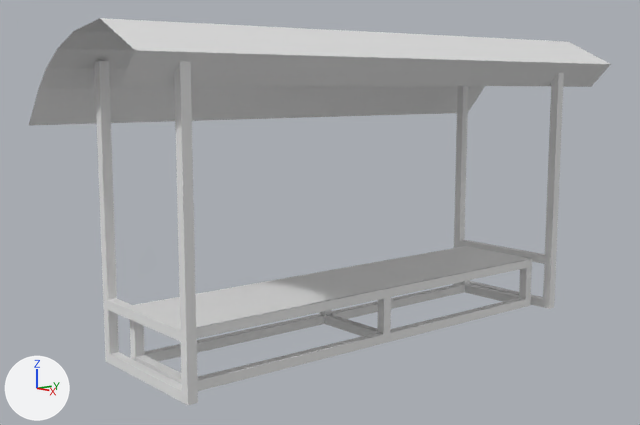
An edit to the Blender file modelos-vico/Banca.blend, drawn before and after from the same camera.
Both versions are drawn from a 50 mm camera at (13.58, -13.0, 5.57) aimed at (-1.87, -0.26, 2.55). Arrows for +X, +Y and +Z are at lower left; the lights stay in place. The older version comes first.
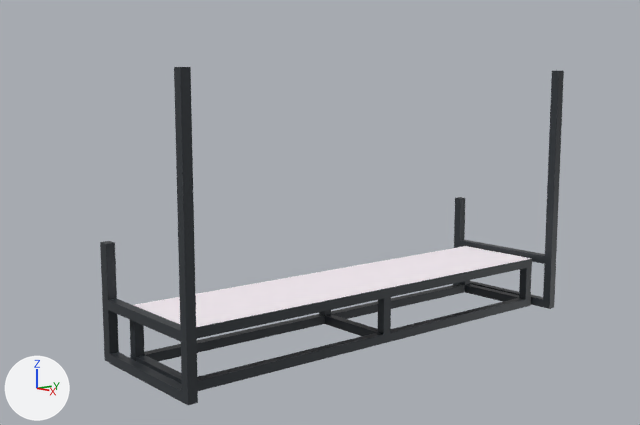
ob_béziercurve_001 is not drawn itself; it is used by a modifier of ob_plane_001.

What the commit changed:
Material 'Material' (mat_material) is new.
Its base color is (0.0369, 0.0437, 0.0513) (dark grey #363b40).
Its metallic is 0.25.
Its roughness is 0.45.
Material 'Material.002' (mat_material_002) is new.
Its base color is (1.0, 0.921, 0.98) (white #fff6fd).
Its roughness is 0.7.
me_cube_003 has 8 vertices, 6 faces and spans x -1.0..1.0, y -1.0..1.0, z -1.0..1.0.
me_cube_003 gains material mat_material (dark grey #363b40).
me_cube_004 has 8 vertices, 6 faces and spans x -1.0..1.0, y -1.0..1.0, z -1.0..1.0.
me_cube_004 gains material mat_material (dark grey #363b40).
me_cube_006 has 8 vertices, 6 faces and spans x -1.0..1.0, y -1.0..1.0, z -1.0..1.0.
me_cube_006 gains material mat_material (dark grey #363b40).
me_cube_008 has 8 vertices, 6 faces and spans x -1.0..1.0, y -1.0..1.0, z -1.0..1.0.
me_cube_008 gains material mat_material (dark grey #363b40).
me_cube_010 has 8 vertices, 6 faces and spans x -1.0..1.0, y -1.0..1.0, z -1.0..1.0.
me_cube_010 gains material mat_material (dark grey #363b40).
me_cube_011 has 8 vertices, 6 faces and spans x -1.0..1.0, y -1.0..1.0, z -1.0..1.0.
me_cube_011 gains material mat_material (dark grey #363b40).
me_cube_012 has 8 vertices, 6 faces and spans x -1.0..1.0, y -1.0..1.0, z -1.0..1.0.
me_cube_012 gains material mat_material (dark grey #363b40).
me_cube_013 has 8 vertices, 6 faces and spans x -1.0..1.0, y -1.0..1.0, z -1.0..1.0.
me_cube_013 gains material mat_material (dark grey #363b40).
me_plane has 4 vertices, 1 face and spans x -1.0..1.0, y -1.0..1.0, z 0.0.
me_plane gains material mat_material_002 (white #fff6fd).
me_cube_014 has 8 vertices, 6 faces and spans x -1.0..1.0, y -1.0..1.0, z -1.0..1.0.
me_cube_014 gains material mat_material (dark grey #363b40).
me_cube_016 has 8 vertices, 6 faces and spans x -1.0..1.0, y -1.0..1.0, z -1.0..1.0.
me_cube_016 gains material mat_material (dark grey #363b40).
me_cube_017 has 8 vertices, 6 faces and spans x -1.0..1.0, y -1.0..1.0, z -1.0..1.0.
me_cube_017 gains material mat_material (dark grey #363b40).
me_cube_018 has 8 vertices, 6 faces and spans x -1.0..1.0, y -1.0..1.0, z -1.0..1.0.
me_cube_018 gains material mat_material (dark grey #363b40).
me_cube_019 has 8 vertices, 6 faces and spans x -1.0..1.0, y -1.0..1.0, z -1.0..1.0.
me_cube_019 gains material mat_material (dark grey #363b40).
me_cube_020 has 8 vertices, 6 faces and spans x -1.0..1.0, y -1.0..1.0, z -1.0..1.0.
me_cube_020 gains material mat_material (dark grey #363b40).
me_cube_021 has 8 vertices, 6 faces and spans x -1.0..1.0, y -1.0..1.0, z -1.0..1.0.
me_cube_021 gains material mat_material (dark grey #363b40).
me_cube_022 has 8 vertices, 6 faces and spans x -1.0..1.0, y -1.0..1.0, z -1.0..1.0.
me_cube_022 gains material mat_material (dark grey #363b40).
me_cube_023 has 8 vertices, 6 faces and spans x -1.0..1.0, y -1.0..1.0, z -1.0..1.0.
me_cube_023 gains material mat_material (dark grey #363b40).
Object 'Cube.015' (ob_cube_015) moves from (-2.5, -5.2, 2.9) to (-2.52, -5.2, 1.13).
Object 'Cube.015' (ob_cube_015) is rescaled from (0.1, 0.1, 3.0) to (0.12, 0.1, 1.22).
Object 'Cube.016' (ob_cube_016) moves from (-2.5, 5.2, 2.9) to (-2.5, 5.2, 1.13).
Object 'Cube.016' (ob_cube_016) is rescaled from (0.1, 0.1, 3.0) to (0.1, 0.1, 1.23).
Object 'Plane.001' (ob_plane_001) is deleted.
Object 'BézierCurve.001' (ob_béziercurve_001) is deleted.

Where the change shows, as pixel boxes [x1, y1, x2, y2] in the pictures (640 x 425 px):
'Plane.001', deleted
    before: [29, 18, 611, 125]
'Plane', recoloured (lighter)
    both: [134, 246, 532, 327]
'Cube.013', recoloured (white to dark grey)
    both: [174, 67, 198, 405]
'Cube', recoloured
    both: [197, 298, 531, 391]
'Cube.015', recoloured, moved, rescaled (white to dark grey, 23% narrower, 59% shorter)
    before: [94, 61, 119, 363]
    after: [100, 241, 119, 363]
'Cube.003', recoloured
    both: [196, 259, 532, 339]
'Cube.001', recoloured
    both: [130, 284, 465, 362]
'Cube.014', recoloured (white to dark grey)
    both: [543, 73, 564, 309]
'Cube.016', recoloured, moved, rescaled (white to dark grey)
    before: [453, 86, 468, 285]
    after: [453, 197, 465, 285]
'Cube.017', recoloured (white to dark grey)
    both: [110, 352, 182, 402]
'Cube.019', recoloured (white to dark grey)
    both: [108, 299, 181, 342]
'Cube.020', recoloured (white to dark grey)
    both: [459, 240, 545, 264]
'Cube.010', recoloured (white to dark grey)
    both: [325, 314, 378, 336]
'Cube.009', recoloured (white to dark grey)
    both: [465, 284, 519, 302]
'Cube.007', recoloured (white to dark grey)
    both: [130, 320, 145, 357]
'Cube.011', recoloured (white to dark grey)
    both: [378, 297, 391, 334]
'Cube.008', recoloured (white to dark grey)
    both: [136, 355, 182, 384]
'Cube.005', recoloured (white to dark grey)
    both: [519, 267, 532, 299]
'Cube.018', recoloured (white to dark grey)
    both: [470, 281, 543, 307]
